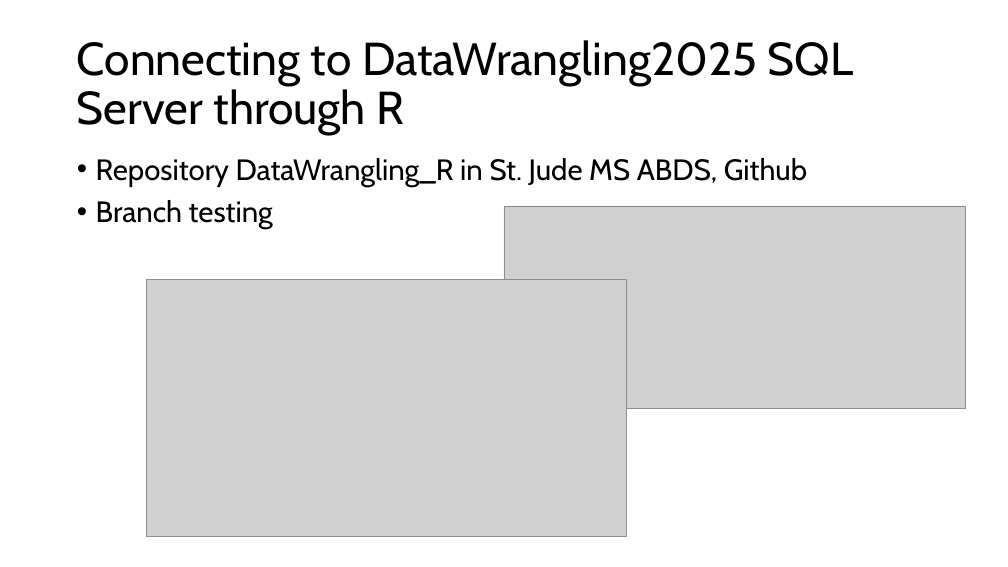
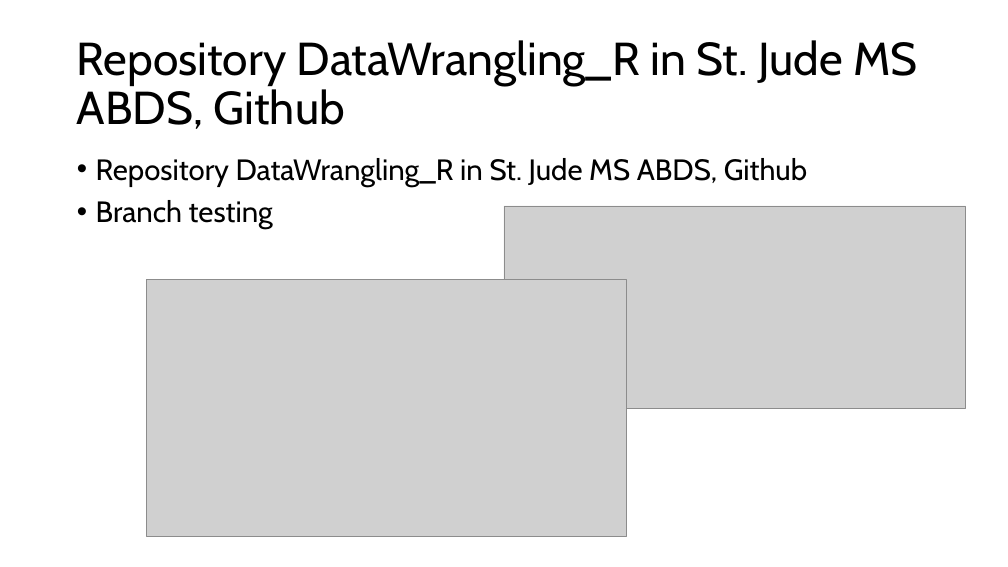
Before and after one commit to St-Jude-MS-ABDS/DataWrangling_R, a slide deck: slide 6 of testing/test_sql.pptx. Drawn at 1008x567 pixels with LibreOffice and Linux fonts; fonts in the diff are those of the drawing; grey boxes stand for pictures. Boxes give left, top, right and bottom in pixels: in the first picture for what was removed or moved away, otherwise in the second. Text is boxed around its words. In the diff, an @@ line names an element or a change of style, - is before the commit and + after.

```diff
--- a/testing/test_sql.pptx
+++ b/testing/test_sql.pptx
@@ title at (77, 40, 917, 129): text changed @@
-Connecting to DataWrangling2025 SQL Server through R
+Repository DataWrangling_R in St. Jude MS ABDS, Github
```
Also in this commit, not shown: 6 other slides changed, 8 slides added.
